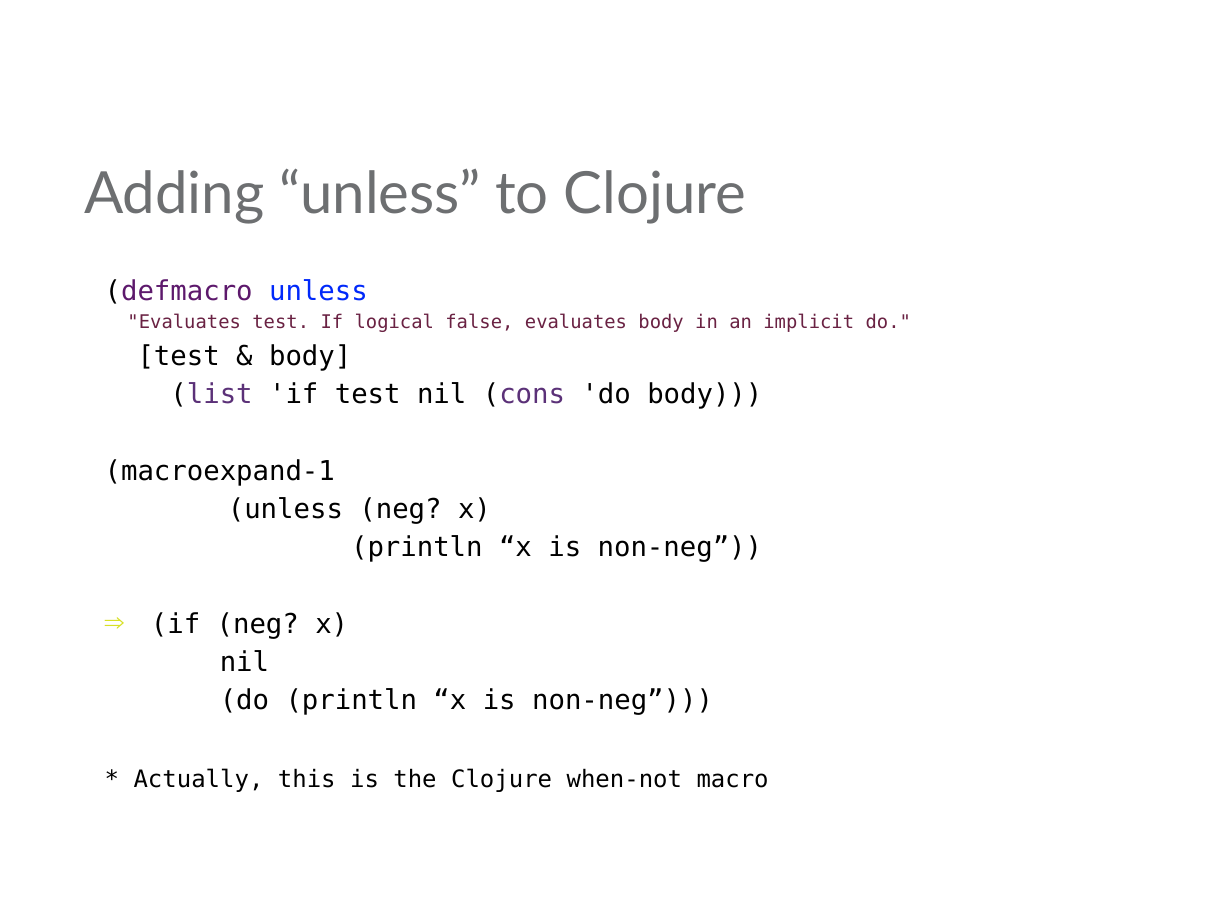
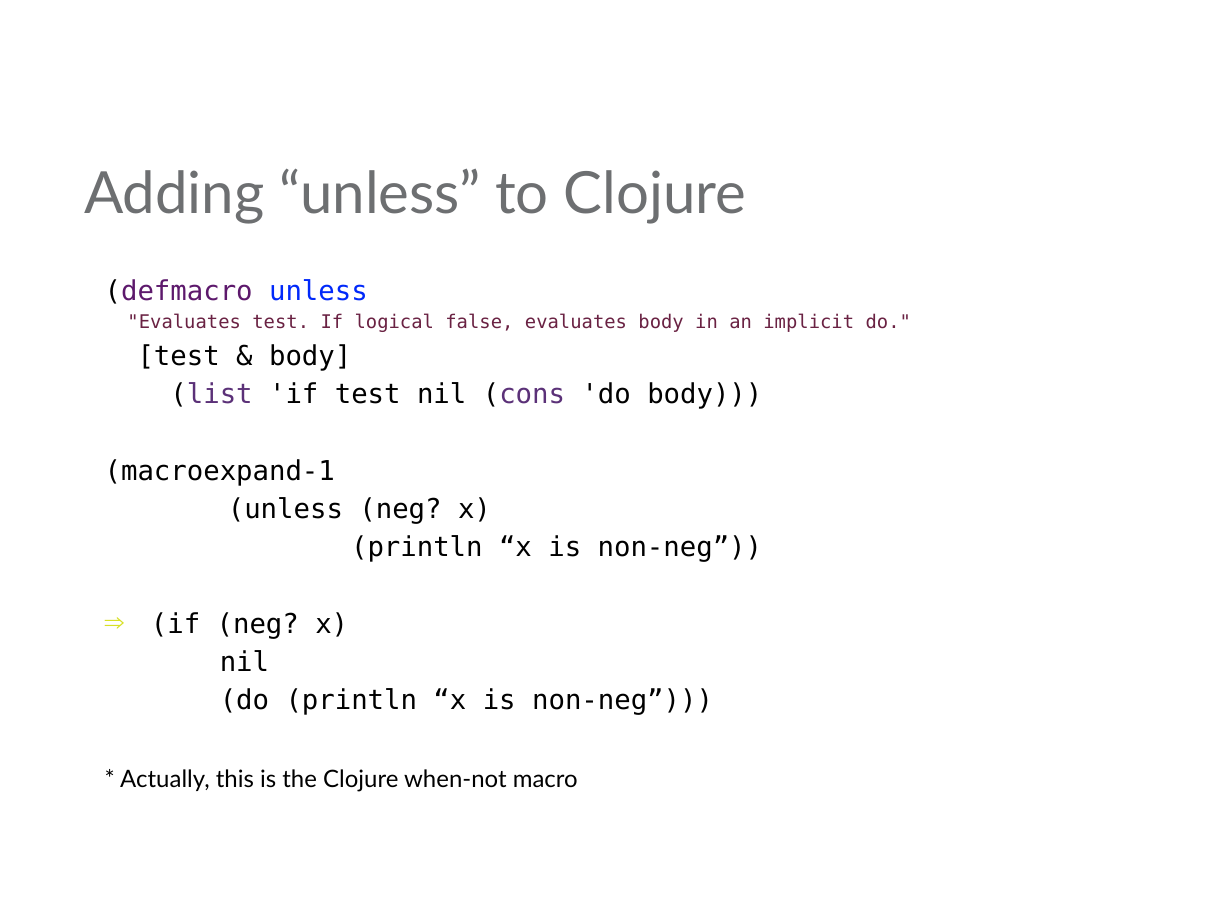
Before and after one commit to mjul/top-10-clojure-ndc-2011, a slide deck: slide 28 of Top Things to Learn From Clojure.pptx (slide 26 before the commit). Drawn at 1232x924 pixels with LibreOffice and Linux fonts; fonts in the diff are those of the drawing; background and template pictures are left out. Boxes give left, top, right and bottom in pixels: in the first picture for what was removed or moved away, otherwise in the second. Text is boxed around its words. In the diff, an @@ line names an element or a change of style, - is before the commit and + after.

```diff
--- a/Top Things to Learn From Clojure.pptx
+++ b/Top Things to Learn From Clojure.pptx
@@ text at <box>120,769,578,792</box>: font DejaVu Sans Mono to Lato in "* Actually, this is the Clojure when-not ..." @@
```
Also in this commit, not shown: 11 other slides changed, 3 slides added, 1 slide removed.
